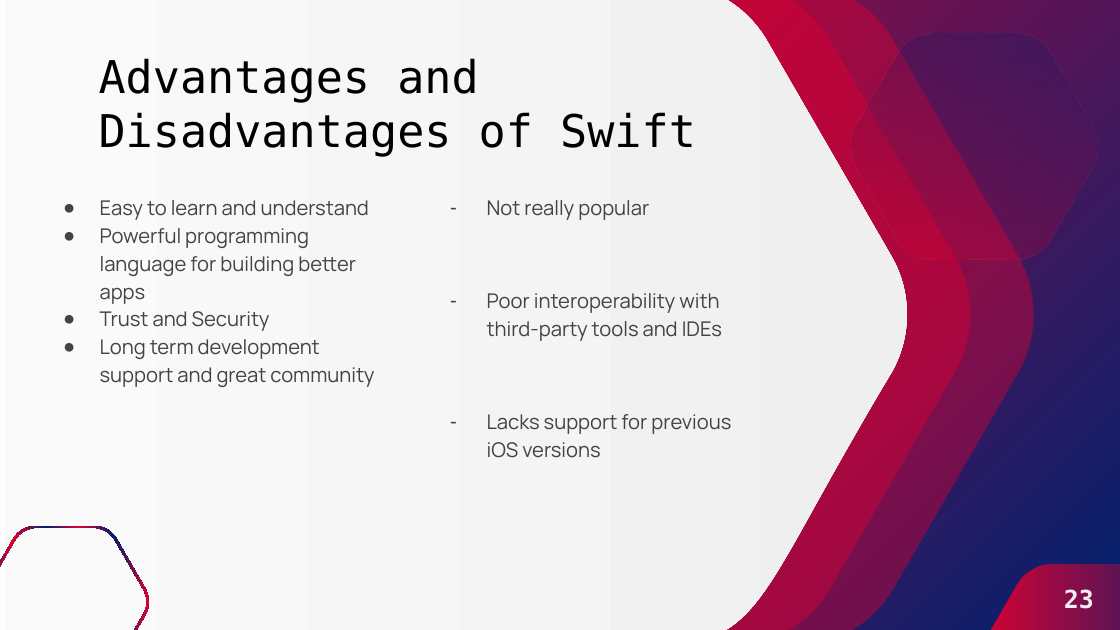
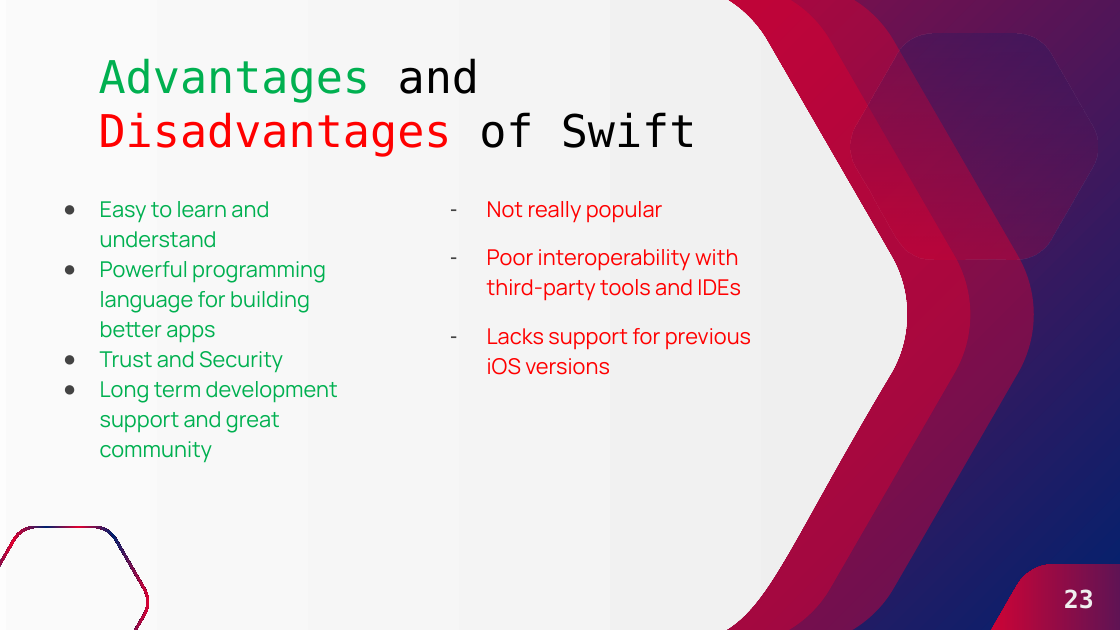
Before and after one commit to YannKamche/CEF-440-Internet-and-Mobile-Programming, a slide deck: slide 23 of Task 1/Mobile App Pitch Deck.pptx. Drawn at 1120x630 pixels with LibreOffice and Linux fonts; fonts in the diff are those of the drawing. Boxes give left, top, right and bottom in pixels: in the first picture for what was removed or moved away, otherwise in the second. Text is boxed around its words. In the diff, an @@ line names an element or a change of style, - is before the commit and + after.

```diff
--- a/Task 1/Mobile App Pitch Deck.pptx
+++ b/Task 1/Mobile App Pitch Deck.pptx
@@ title "Advantages and Disadvantages of Swift" at (x1=99, y1=58, x2=697, y2=156): text colour #000000 to #00B050 in "Advantages"; text colour #000000 to #FF0000 in "Disadvantages" @@
@@ text "Easy to learn and understand" at (x1=100, y1=201, x2=338, y2=463): size 13 to 14 pt, text colour #434343 to #00B050 @@
@@ text "Not really popular" at (x1=487, y1=201, x2=751, y2=375): size 13 to 14 pt, text colour #434343 to #FF0000 @@
```
Also in this commit, not shown: 15 other slides changed, 1 other file.
